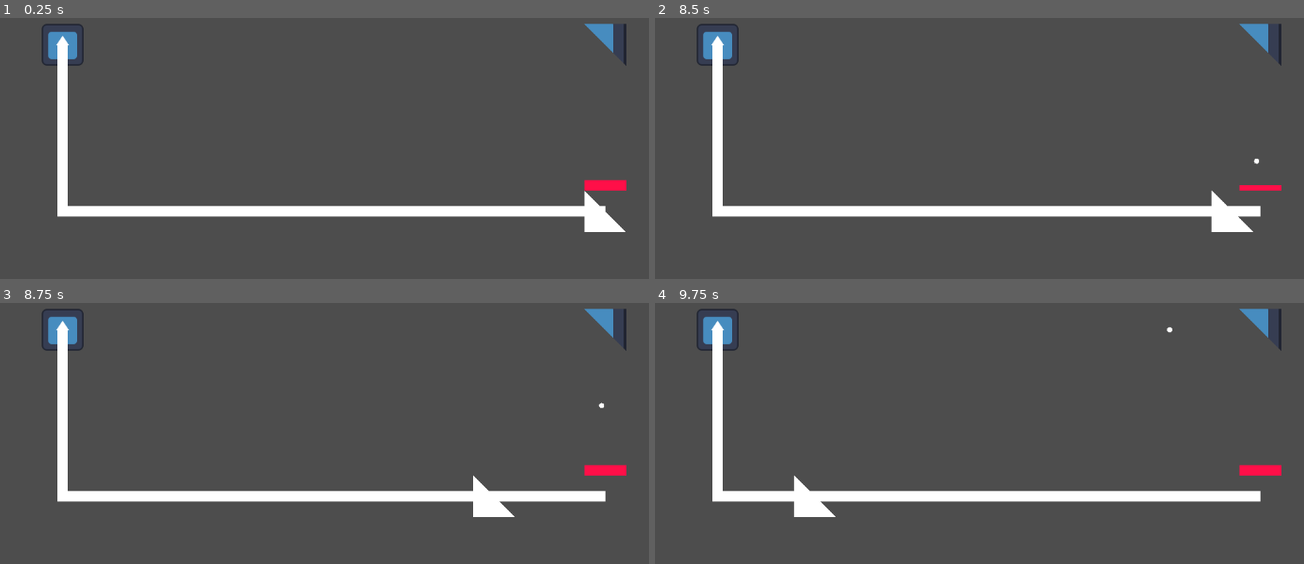
Above: before the commit, frames 1-4 (two rows, left to right).
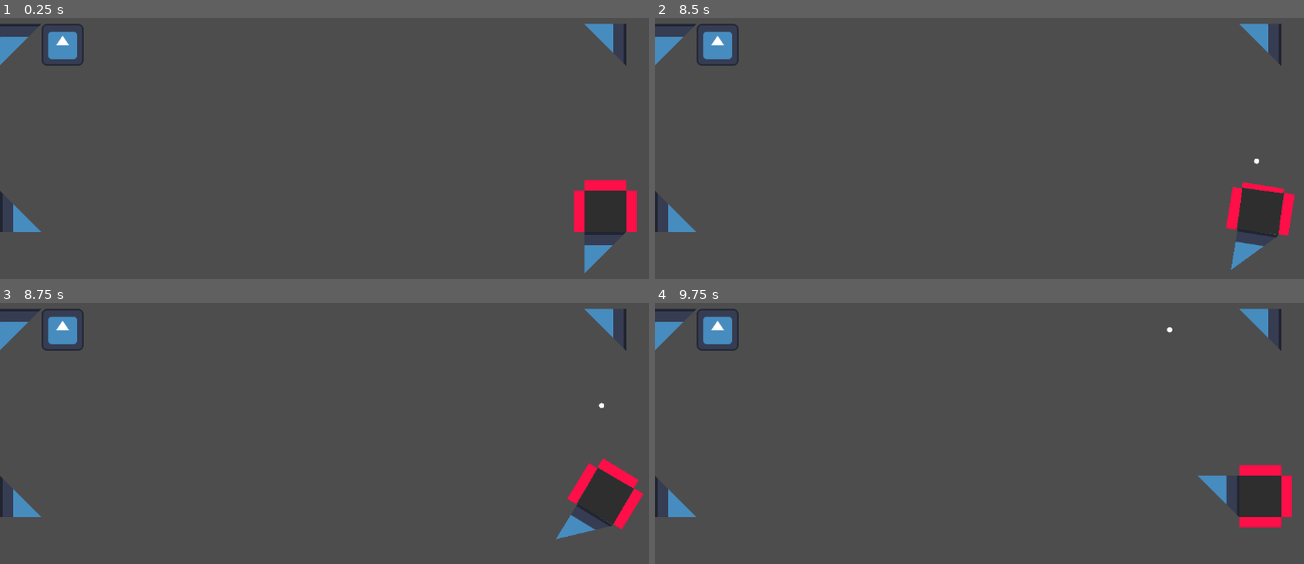
Above: after the commit, the same moments.

Repository: Username4D/signal_quest
Game: Godot game, scene res://scenes/gameplay_view.tscn
Same seed, same stepped clock (60 frames per second), same inputs: the game is played once before the commit and once after it. The project has no main scene, so this scene is started directly. The engine's default icon, where the game draws it, is replaced by a stand-in: a white triangle on a blue panel in a dark square.
Inputs:
- Up to frame 1 (0.25 s): no input
- Up to frame 2 (8.5 s): tap Enter at 0.5, 2, 3.5 s; tap Space at 1.25, 2.75, 4.25 s
- Up to frame 3 (8.75 s): no input
- Up to frame 4 (9.75 s): no input

The runs differ from the first frame. In frame 1, 6.9% of the frame differs, in the area x 0-99%, y 2-98%; in frame 2, 7.2%; in frame 3, 7.4%, in the area x 0-100%, y 2-91%; in frame 4, 7.3%.

Commit message:
added fmod to collision, added virtual rotation to avoid physics bugs, added rotator object that drags cells around it with it and turns when activated

Diff:
--- a/scenes/gameplay_view.tscn
+++ b/scenes/gameplay_view.tscn
@@ -2,7 +2,7 @@
 
 [ext_resource type="PackedScene" uid="uid://ca8af6w4i2btf" path="res://scenes/signal_emitter.tscn" id="1_opx44"]
 [ext_resource type="PackedScene" uid="uid://dw036t4flpb1t" path="res://scenes/wall_angled.tscn" id="3_a4xli"]
-[ext_resource type="PackedScene" uid="uid://skyxgx56khx2" path="res://scenes/moveable_body_angled.tscn" id="4_7nf73"]
+[ext_resource type="PackedScene" uid="uid://x4u5d6vrkaax" path="res://scenes/rotator.tscn" id="4_7nf73"]
 [ext_resource type="PackedScene" uid="uid://dy21vot1yevtm" path="res://scenes/button.tscn" id="4_a4xli"]
 
 [node name="gameplay_view" type="Node2D"]
@@ -12,14 +12,37 @@
 
 [node name="wall_angled" parent="." instance=ExtResource("3_a4xli")]
 position = Vector2(928, 96)
+rotation = 12.566371
 
 [node name="button" parent="." node_paths=PackedStringArray("Target") instance=ExtResource("4_a4xli")]
 position = Vector2(928, 288)
 rotation = 1.5707964
-Target = NodePath("../moveable_body_angled")
+Target = NodePath("../rotator")
 
-[node name="moveable_body_angled" parent="." groups=["button"] instance=ExtResource("4_7nf73")]
+[node name="button2" parent="." node_paths=PackedStringArray("Target") instance=ExtResource("4_a4xli")]
+position = Vector2(992, 352)
+rotation = 3.1415927
+Target = NodePath("../rotator")
+
+[node name="button3" parent="." node_paths=PackedStringArray("Target") instance=ExtResource("4_a4xli")]
+position = Vector2(864, 352)
+Target = NodePath("../rotator")
+
+[node name="rotator" parent="." node_paths=PackedStringArray("target_n", "target_o", "target_s", "target_w") instance=ExtResource("4_7nf73")]
 position = Vector2(928, 352)
+target_n = NodePath("../button")
+target_o = NodePath("../button2")
+target_s = NodePath("../wall_angled4")
+target_w = NodePath("../button3")
+
+[node name="wall_angled2" parent="." instance=ExtResource("3_a4xli")]
+position = Vector2(32, 96)
+rotation = 4.712389
+
+[node name="wall_angled3" parent="." instance=ExtResource("3_a4xli")]
+position = Vector2(32, 352)
 rotation = 3.1415927
-points = [Vector2(928, 352), Vector2(96, 352), Vector2(96, 96)]
-speed = 512
+
+[node name="wall_angled4" parent="." instance=ExtResource("3_a4xli")]
+position = Vector2(928, 416)
+rotation = 4.712389
--- /dev/null
+++ b/scenes/rotator.tscn
@@ -0,0 +1,31 @@
+[gd_scene load_steps=4 format=3 uid="uid://x4u5d6vrkaax"]
+
+[ext_resource type="Script" uid="uid://c168vr1ja8kou" path="res://scripts/rotator.gd" id="1_r08b0"]
+
+[sub_resource type="RectangleShape2D" id="RectangleShape2D_r08b0"]
+size = Vector2(64, 64)
+
+[sub_resource type="QuadMesh" id="QuadMesh_a8cdp"]
+
+[node name="rotator" type="AnimatableBody2D"]
+script = ExtResource("1_r08b0")
+
+[node name="hitbox" type="CollisionShape2D" parent="."]
+shape = SubResource("RectangleShape2D_r08b0")
+
+[node name="MeshInstance2D" type="MeshInstance2D" parent="."]
+self_modulate = Color(0.18000486, 0.18000486, 0.18000486, 1)
+scale = Vector2(64, 64)
+mesh = SubResource("QuadMesh_a8cdp")
+
+[node name="n" type="Node2D" parent="."]
+position = Vector2(0, -64)
+
+[node name="o" type="Node2D" parent="."]
+position = Vector2(64, 0)
+
+[node name="s" type="Node2D" parent="."]
+position = Vector2(0, 64)
+
+[node name="w" type="Node2D" parent="."]
+position = Vector2(-64, 0)
--- /dev/null
+++ b/scripts/rotator.gd
@@ -0,0 +1,37 @@
+extends AnimatableBody2D
+
+@export var target_n: Node
+@export var target_o: Node
+@export var target_s: Node
+@export var target_w: Node
+
+@export var speed = 90
+
+var vrotation_degrees = 0
+
+var target_rotation = 0
+var og = 0
+func press():
+	target_rotation += 90
+	print("lol")
+func _physics_process(delta: float) -> void:
+
+	print(self.vrotation_degrees)
+	vrotation_degrees = move_toward(vrotation_degrees, target_rotation, speed * delta)
+
+	for i in [target_n, target_o, target_s, target_w]:
+
+		if i:
+
+			i.rotation_degrees += vrotation_degrees - og
+
+	if target_n:
+		target_n.global_position = $n.global_position
+	if target_o:
+		target_o.global_position = $o.global_position
+	if target_s:
+		target_s.global_position = $s.global_position
+	if target_w:
+		target_w.global_position = $w.global_position
+	og = vrotation_degrees
+	self.rotation_degrees = vrotation_degrees
--- a/scripts/signal.gd
+++ b/scripts/signal.gd
@@ -2,34 +2,39 @@
 
 const speed = 250
 
+var rotation_virtual = 0
+
 func _physics_process(delta: float) -> void:
-	self.rotation_degrees = round(self.rotation_degrees)
 
-	if self.rotation_degrees >= 360:
-		self.rotation_degrees -= 360
-	if self.rotation_degrees <0:
-		self.rotation_degrees += 360
-	velocity = Vector2(speed * delta, 0).rotated(self.rotation)
-	move_and_collide(velocity)
+	velocity = Vector2(speed * delta, 0).rotated(deg_to_rad(rotation_virtual))
+
+
+
 	if $ray.is_colliding():
 
 		if $ray.get_collider().is_in_group("wall_angled"):
-			print(round($ray.get_collider().rotation_degrees )== round(self.rotation_degrees))
-			print(round($ray.get_collider().rotation_degrees ), round(self.rotation_degrees))
-			if round($ray.get_collider().rotation_degrees )== round(self.rotation_degrees):
-				self.rotation_degrees += 90
-			elif round($ray.get_collider().rotation_degrees - 90) == round(self.rotation_degrees):
-				self.rotation_degrees += -90
+
+			if fmod(round($ray.get_collider().rotation_degrees ), 360)== round(self.rotation_virtual):
+				self.rotation_virtual += 90
+			elif fmod(round($ray.get_collider().rotation_degrees ) + 270, 360) == round(self.rotation_virtual) or fmod(round($ray.get_collider().rotation_degrees ) - 90, 360) == round(self.rotation_virtual):
+				self.rotation_virtual += -90
 			else:
-				self.rotation_degrees += 180
+				self.rotation_virtual += 180
 
 
 		elif $ray.get_collider().is_in_group("button"):
 			$ray.get_collider().press()
-			self.rotation_degrees += 180
+			self.rotation_virtual += 180
 		else:
-			self.rotation_degrees += 180
-	self.rotation_degrees = round(self.rotation_degrees)
+			self.rotation_virtual += 180
+	self.rotation_virtual = round(self.rotation_virtual)
+	if self.rotation_virtual >= 360:
+		self.rotation_virtual -= 360
+	if self.rotation_virtual < 0.0:
+
+		self.rotate(deg_to_rad(360))
+	$ray.rotation_degrees = rotation_virtual
+	move_and_collide(velocity)
 func _input(event: InputEvent) -> void:
 	if Input.is_action_just_pressed("ui_start"):
 		self.queue_free()
Not shown, added: scripts/rotator.gd.uid
